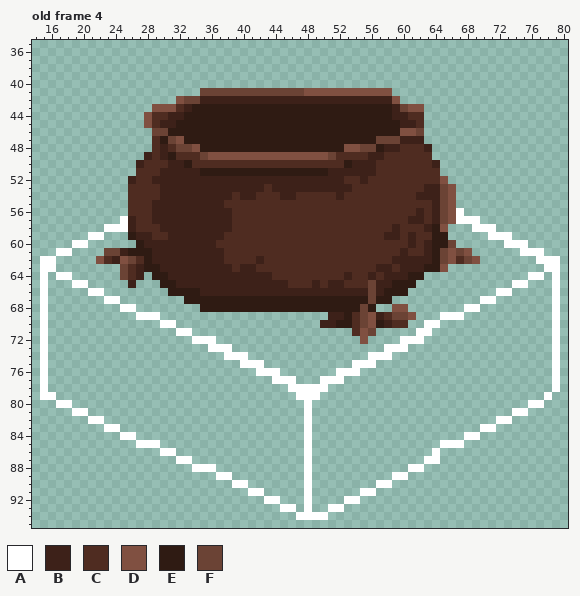
Pixel-art file, stored at growth_sprites/cauldron_crouch.aseprite. The first picture shows the starting point.
96x96 pixels, 4 frames. Shown: old frame 4: x 14..80, y 35..95. The commit also changed other frames, which this record leaves out.
Visible layers, top first: "Layer 3", "Layer 1", "Layer 2".
Palette (. is transparent): A #ffffff  B #3d2119  C #4f2c21  D #805041  E #2f1b13  F #6b4335
Pixels before, old frame 4 (only the part around the change), first column x 28:
38 ...........................................
39 ...........................................
40 ...........................................
41 .......FFFFFFFFFFFFFDDDDDDDDDDD............
42 ....DFFBBBBBBBBBBBBBBBBBBBBBBBBD...........
43 .DDDCBEEEEEEEEEEEEEEEEEEEEEEEEEBFDD........
44 DCCBBEEEEEEEEEEEEEEEEEEEEEEEEEEBBCC........
45 DCBBEEEEEEEEEEEEEEEEEEEEEEEEEEEEBBC........
46 .FFEEEEEEEEEEEEEEEEEEEEEEEEEEEEEDDF........
47 .CEFDEEEEEEEEEEEEEEEEEEEEEEEEFFFBBB........
48 .CBCFFDEEEEEEEEEEEEEEEEEEDDFFEBBCCCB.......
49 BCBECCCFDDDDDDDDDDDDDDDFCCCCBBCCCCCC.......
50 CCCBBECCCCCCCCCCCCCCCCCCCEBBBCCCCCCCB......
51 CCBBBBBEEEEEEEEEEEEEEEEBBBBBBCCCCCCCC......
52 CBBBBBBBBBBBBBBBBBBBBBBBBCCBCCCCCCCCCD.....
53 CCBBBBBBBBBBBBBCBBBBBBBBBBCCCCCCCCCBBFD....
54 CCBBBBBBBBBCBBCCCBBCCCCCBCCCCCCCCCBBBFD....
55 CBBBBBBBBBCCCCCCCCCCCCCCCCCCCCCCCCCCBFD....
56 CBBBBBBBBBBCCCCCCCCCCCCCCCCCCCCCCCBCBFDA...
57 CBBBBBBBBBBCCCCCCCCCCCCCCCCCCCCCCBBCBFDAAA.
58 CCBBBBBBBBBCCCCCCCCCCCCCCCCCCCCBCCCBED...AA
The same view after the edit:
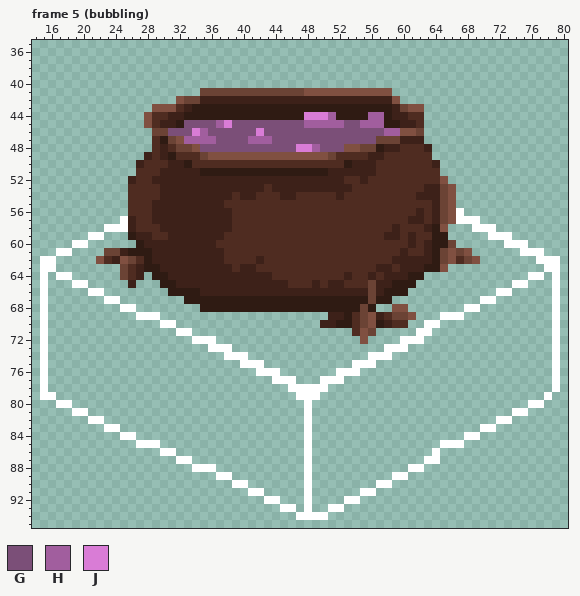
Colours new in this view: G #7b4f78  H #a15e9e  J #d97cd6
A new or re-ordered frame is compared with the old frame closest to it.
From old to new:
frames 4 -> 10
layer "Layer 4" added
Frame 5 (bubbling) is new; against old frame 4, layer "Layer 4":
Colour E becomes colour G in row 45 at x 33 to 36, 39 to 47 and 53 to 54; in row 46 at x 31 to 33, 36 to 41 and 43 to 57; in row 47 at x 37 to 40 and 44 to 56; in row 48 at x 35 to 46 and 50 to 52.
Colour E becomes colour H in row 44 at x 51 and 56 to 57; in row 45 at x 37, 48 to 52 and 55 to 57; in row 46 at x 35 and 58 to 59; in row 47 at x 33 to 36 and 41 to 43; in row 48 at x 49.
Colour E becomes colour J in row 44 at x 48 to 50; in row 45 at x 38; in row 46 at x 34 and 42; in row 48 at x 47 to 48.
